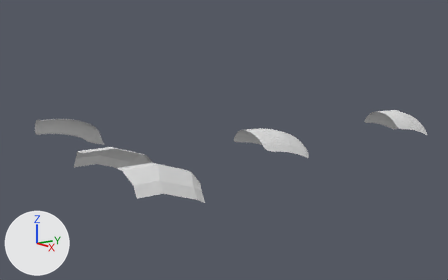
The Blender file Spaceship3.blend as it was, and as the next commit left it.
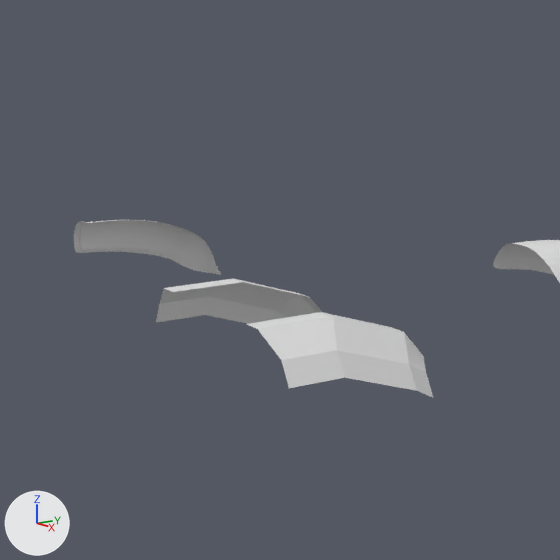
Old and new are each drawn whole from a 50 mm lens placed at (39.57, -14.56, 8.93), pointed at (1.27, 13.37, -0.76) and again close up on the part from 0% to 59% of the width and 5% to 100% of the height. The axes (+X, +Y, +Z) are drawn at lower left. The lights are the same throughout.
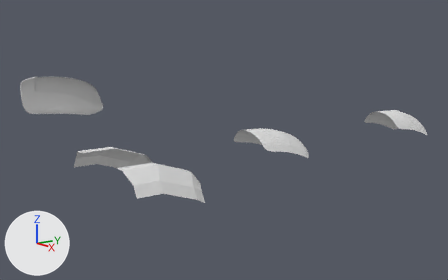
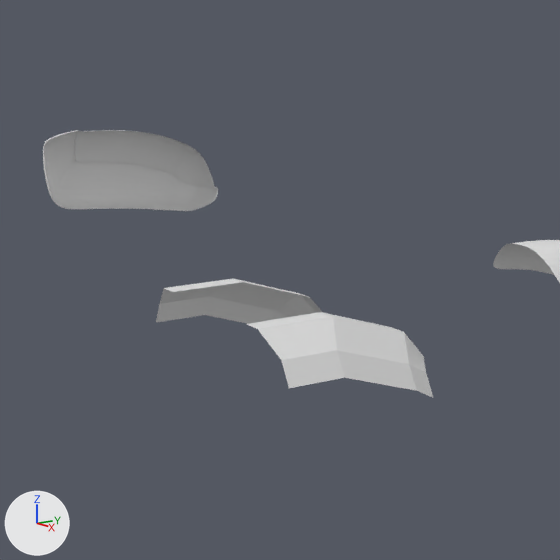
Commit message: Finished bottom of cabin

What differs and where, as boxes (x1, y1, x2, y2) in the close-ups (560 x 560 px):
'Cube.003', reshaped, moved (19% wider, 46% taller): before (74, 220, 221, 275); after (43, 130, 218, 211)
part 1 of me_cube_011, added: after (43, 132, 218, 211)

The change in detail:
me_cube_011 is used by ob_cube_003; location (-7.55, 2.76, 0.88).
me_cube_011 had 69 vertices, 56 faces and spanned x -0.58..1.09, y -1.19..4.18, z -2.6..0.06.
me_cube_011 now has 93 vertices, 78 faces and spans x -0.58..1.09, y -2.27..4.18, z -3.35..0.06.
Part 1, on me_cube_011:
24 vertices are added at x -0.58..1.09, y -2.27..4.06, z -3.35..-0.16.
22 new faces join them.
Object 'Cube.003' (ob_cube_003) moves from (-7.55, 2.76, 0.88) to (-7.55, 2.76, 4.18).
